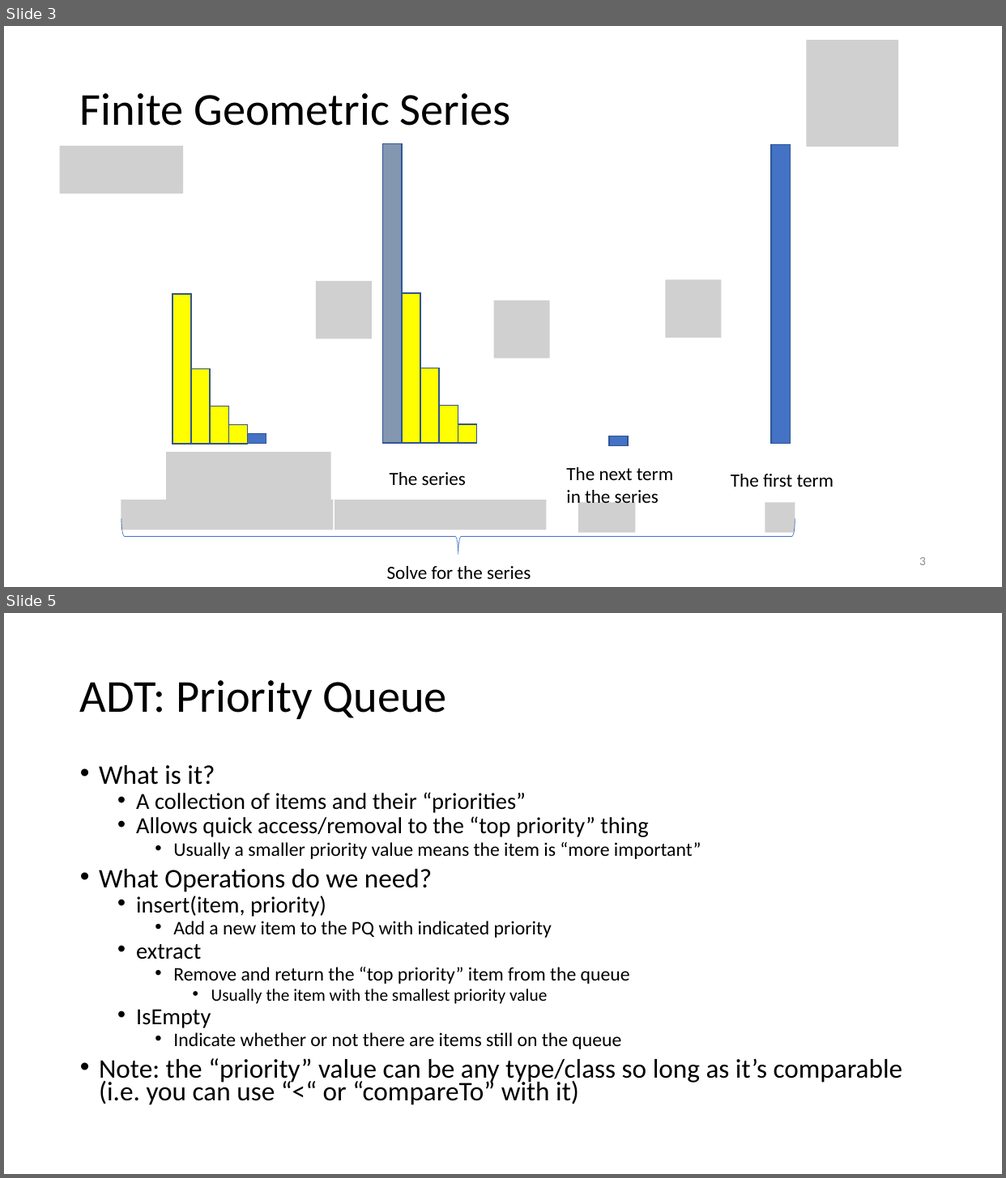
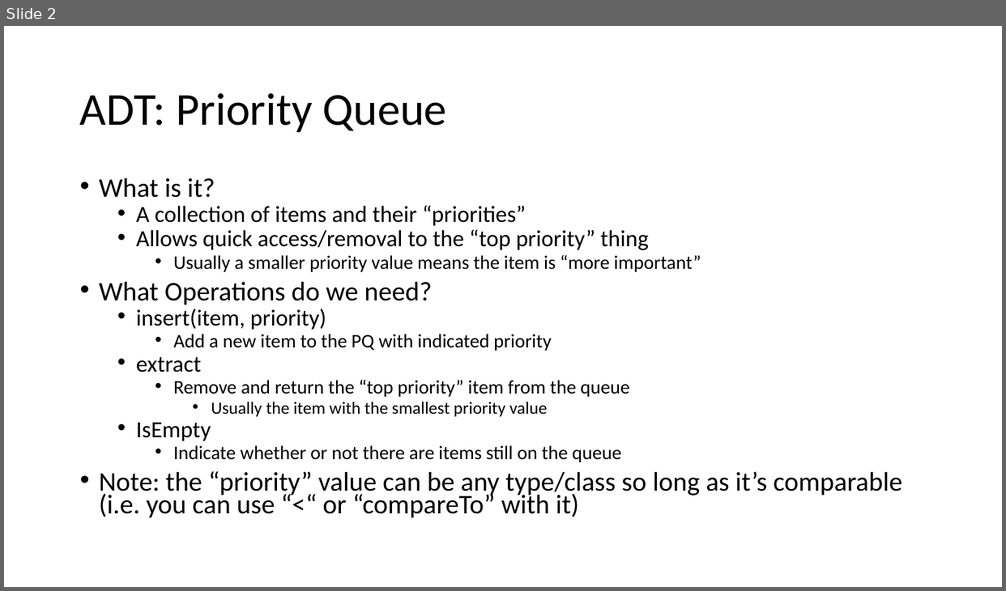
Before and after one commit to natebrunelle/cse332, a slide deck: markdown/files/slides/lecture5_pqs.pptx. Shown one above the other, each under a label of ours: slides 3 and 5 before the commit, slide 2 after it; the slides between them are not shown. The pictures are 1006x1178 and 1006x591 pixels, drawn with LibreOffice and Linux fonts; fonts in the diff are those of the drawing; grey boxes stand for pictures. Boxes give left, top, right and bottom in pixels: in the first picture for what was removed or moved away, otherwise in the second. Text is boxed around its words. In the diff, an @@ line names an element or a change of style, - is before the commit and + after.

```diff
--- a/markdown/files/slides/lecture5_pqs.pptx
+++ b/markdown/files/slides/lecture5_pqs.pptx
@@ slide 3 removed at [4,26,1002,587], background #FFFFFF @@
@@ picture removed at [807,40,898,147] @@
@@ title removed at [80,93,511,126] @@
-Finite Geometric Series
@@ picture removed at [59,146,183,194] @@
@@ rectangle removed at [771,144,790,444] @@
@@ picture removed at [316,281,373,339] @@
@@ picture removed at [665,280,721,337] @@
@@ picture removed at [493,301,550,358] @@
@@ group removed at [172,295,247,445]: 4 rectangles @@
@@ group removed at [172,294,266,444]: 5 rectangles @@
@@ group removed at [383,143,476,443]: 5 rectangles @@
@@ rectangle removed at [609,436,628,446] @@
@@ picture removed at [167,452,331,506] @@
@@ text removed at [390,472,466,485] @@
-The series
@@ text removed at [566,467,673,508] @@
-The next term in the series
@@ text removed at [731,474,833,487] @@
-The first term
@@ picture removed at [121,500,334,530] @@
@@ picture removed at [335,500,547,530] @@
@@ picture removed at [578,503,635,533] @@
@@ picture removed at [765,503,795,533] @@
@@ left brace removed at [121,518,795,555] @@
@@ page number removed at [919,557,926,565] @@
-3
@@ text removed at [387,566,530,579] @@
-Solve for the series
@@ what was slide 5 is now slide 2 @@
```
Also in this commit, not shown: 18 slides changed, 3 other slides removed, 9 other files.
